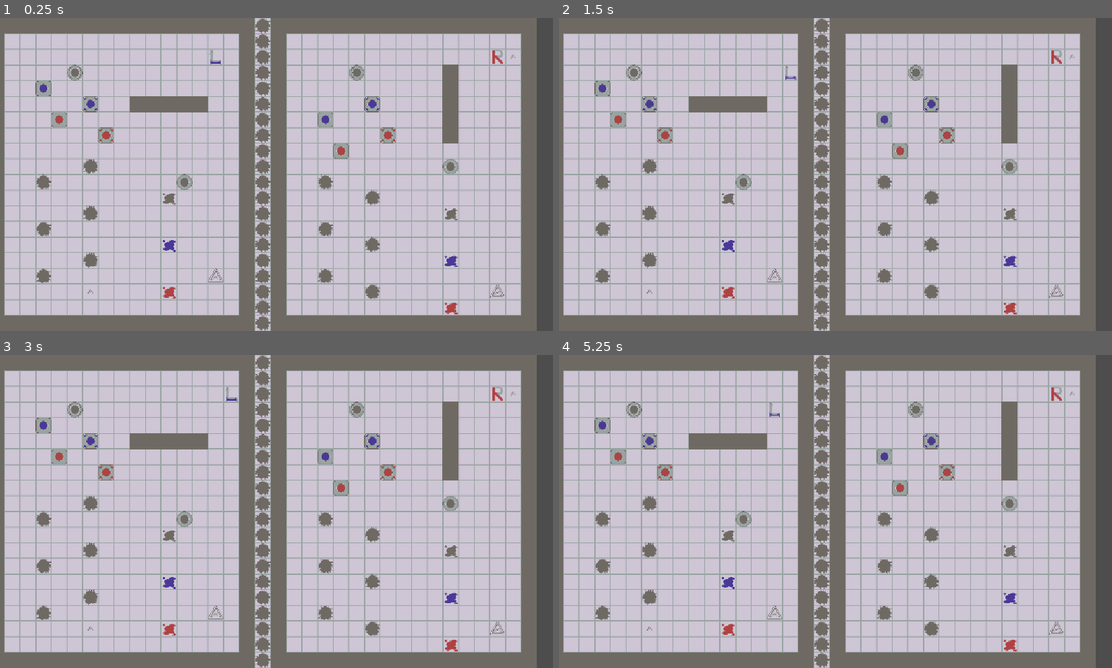
Above: before the commit, frames 1-4 (two rows, left to right).
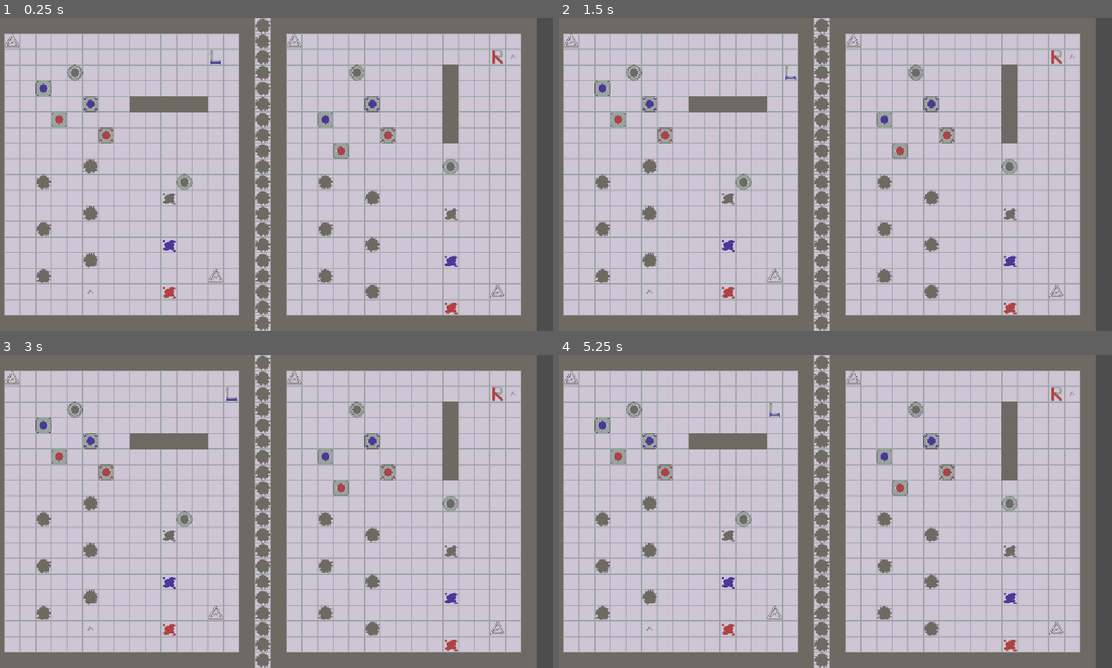
Above: after the commit, the same moments.

Repository: whitsettbe/kcol-f26-gamedevproj-cb
Game: Godot game, scene res://scenes/playground1.tscn
Two runs of this game, one before a commit and one after it. Both use one fixed random seed, a clock stepped at 60 frames per second and the inputs below. Before the commit the project starts from res://scenes/main.tscn.
Inputs:
- Up to frame 1 (0.25 s): no input
- Up to frame 2 (1.5 s): tap Enter at 0.5 s; hold D (L_right) 0.53-1.28 s; tap Space at 1.25 s; hold S (L_down) from 1.28 s (still down)
- Up to frame 3 (3 s): tap Enter at 2 s; release S (L_down) at 2.03 s; hold D (L_right) 2.03-2.78 s; tap Space at 2.75 s; hold W (L_up) from 2.78 s (still down)
- Up to frame 4 (5.25 s): tap Enter at 3.5 s; release W (L_up) at 3.53 s; hold A (L_left) 3.53-5.03 s; tap Space at 4.25 s; hold S (L_down) from 5.03 s (still down)

The runs differ from the first frame. In frame 1, less than 0.1% of the frame differs, in the area x 0-55%, y 4-10%; in frame 2, less than 0.1%; in frame 3, less than 0.1%; in frame 4, less than 0.1%.

Commit message:
Level exit added

Diff:
--- a/TornAsunder/scenes/block.tscn
+++ b/TornAsunder/scenes/block.tscn
@@ -20,7 +20,7 @@
 
 [node name="SpriteTile" type="TileMapLayer" parent="." unique_id=4190965]
 position = Vector2(-16, -16)
-tile_map_data = PackedByteArray(0, 0, 0, 0, 0, 0, 0, 0, 2, 0, 0, 0, 0, 0)
+tile_map_data = PackedByteArray(0, 0, 0, 0, 0, 0, 0, 0, 0, 0, 0, 0, 0, 0)
 tile_set = ExtResource("2_cgrg5")
 collision_enabled = false
 script = ExtResource("3_4kun4")
--- a/TornAsunder/scenes/main.tscn
+++ b/TornAsunder/scenes/playground1.tscn
@@ -1,117 +1,129 @@
 [gd_scene format=4 uid="uid://bgeijep8r8iy8"]
 
-[ext_resource type="PackedScene" uid="uid://bmgltflbc15gb" path="res://scenes/block.tscn" id="1_ig7tw"]
-[ext_resource type="Script" uid="uid://d2sii1nleum0m" path="res://scripts/level_block_manager.gd" id="1_tefeu"]
-[ext_resource type="TileSet" uid="uid://cog8fixeioj4v" path="res://all_tiles.tres" id="2_tbgi4"]
-[ext_resource type="Script" uid="uid://cql1obqj20n4f" path="res://scripts/entangled.gd" id="4_1bvp3"]
-[ext_resource type="Script" uid="uid://dhm1jiir4y22f" path="res://scripts/player.gd" id="5_tbgi4"]
-[ext_resource type="PackedScene" uid="uid://cuba4r5drblv1" path="res://scenes/portal_in.tscn" id="5_tefeu"]
-[ext_resource type="PackedScene" uid="uid://docdtip3clf4" path="res://scenes/portal_out.tscn" id="6_o6xl0"]
+[ext_resource type="Script" uid="uid://d2sii1nleum0m" path="res://scripts/level_block_manager.gd" id="1_v0xfo"]
+[ext_resource type="TileSet" uid="uid://cog8fixeioj4v" path="res://all_tiles.tres" id="2_4reio"]
+[ext_resource type="PackedScene" uid="uid://cuba4r5drblv1" path="res://scenes/portal_in.tscn" id="3_trppv"]
+[ext_resource type="PackedScene" uid="uid://docdtip3clf4" path="res://scenes/portal_out.tscn" id="4_yq1dg"]
+[ext_resource type="PackedScene" uid="uid://bmgltflbc15gb" path="res://scenes/block.tscn" id="5_pwg2h"]
+[ext_resource type="Script" uid="uid://cql1obqj20n4f" path="res://scripts/entangled.gd" id="6_ff3li"]
+[ext_resource type="Script" uid="uid://dhm1jiir4y22f" path="res://scripts/player.gd" id="7_vjdw2"]
 
-[node name="Main" type="Node2D" unique_id=1700300613]
-script = ExtResource("1_tefeu")
+[node name="Playground1" type="Node2D" unique_id=1700300613]
+script = ExtResource("1_v0xfo")
 
 [node name="Floor" type="TileMapLayer" parent="." unique_id=1866186261]
 tile_map_data = PackedByteArray("AAAAAAAAAAAEAAMAAAAAAAEAAAAEAAMAAAAAAAIAAAAEAAMAAAAAAAMAAAAEAAMAAAAAAAQAAAAEAAMAAAAAAA …(11120 unchanged characters)…
-tile_set = ExtResource("2_tbgi4")
+tile_set = ExtResource("2_4reio")
 
-[node name="PortalIn1" parent="." unique_id=33506769 node_paths=PackedStringArray("target") instance=ExtResource("5_tefeu")]
+[node name="EXIT_L" parent="." unique_id=756625967 instance=ExtResource("3_trppv")]
+position = Vector2(48, 48)
+is_exit = true
+
+[node name="EXIT_R" parent="." unique_id=2069847831 instance=ExtResource("3_trppv")]
+position = Vector2(624, 48)
+is_exit = true
+
+[node name="PortalIn1" parent="." unique_id=33506769 node_paths=PackedStringArray("target") instance=ExtResource("3_trppv")]
 position = Vector2(464, 528)
 target = NodePath("../PortalOut1")
 
-[node name="PortalIn2" parent="." unique_id=623405446 node_paths=PackedStringArray("target") instance=ExtResource("5_tefeu")]
+[node name="PortalIn2" parent="." unique_id=623405446 node_paths=PackedStringArray("target") instance=ExtResource("3_trppv")]
 position = Vector2(1040, 560)
 target = NodePath("../PortalOut2")
 
-[node name="PortalOut1" parent="." unique_id=2021694748 instance=ExtResource("6_o6xl0")]
+[node name="PortalOut1" parent="." unique_id=2021694748 instance=ExtResource("4_yq1dg")]
 position = Vector2(208, 560)
 
-[node name="PortalOut2" parent="." unique_id=4450017 instance=ExtResource("6_o6xl0")]
+[node name="PortalOut2" parent="." unique_id=4450017 instance=ExtResource("4_yq1dg")]
 position = Vector2(1072, 80)
 
 [node name="FloorOverlays" type="TileMapLayer" parent="." unique_id=134461440]
 tile_map_data = PackedByteArray("AAAAAAAAAAAFAAMAAAAAAAEAAAAFAAMAAAAAAAIAAAAFAAMAAAAAAAMAAAAFAAMAAAAAAAQAAAAFAAMAAAAAAA …(2928 unchanged characters)…
-tile_set = ExtResource("2_tbgi4")
+tile_set = ExtResource("2_4reio")
 
 [node name="FalseOverlays" type="TileMapLayer" parent="." unique_id=434705776]
-tile_set = ExtResource("2_tbgi4")
+tile_set = ExtResource("2_4reio")
 
-[node name="Block" parent="." unique_id=1094868734 instance=ExtResource("1_ig7tw")]
+[node name="Block" parent="." unique_id=1094868734 instance=ExtResource("5_pwg2h")]
 position = Vector2(400, 336)
 rolling = true
 
-[node name="Block2" parent="." unique_id=2121153980 instance=ExtResource("1_ig7tw")]
+[node name="Block2" parent="." unique_id=2121153980 instance=ExtResource("5_pwg2h")]
 position = Vector2(112, 144)
 blockColor = 1
 
-[node name="Block3" parent="." unique_id=2071848580 instance=ExtResource("1_ig7tw")]
+[node name="Block3" parent="." unique_id=2071848580 instance=ExtResource("5_pwg2h")]
 position = Vector2(144, 208)
 blockColor = 2
 
-[node name="Block4" parent="." unique_id=1803402661 instance=ExtResource("1_ig7tw")]
+[node name="Block4" parent="." unique_id=1803402661 instance=ExtResource("5_pwg2h")]
 position = Vector2(944, 304)
 rolling = true
 
-[node name="Block5" parent="." unique_id=250797354 instance=ExtResource("1_ig7tw")]
+[node name="Block5" parent="." unique_id=250797354 instance=ExtResource("5_pwg2h")]
 position = Vector2(688, 208)
 blockColor = 1
 
-[node name="Block6" parent="." unique_id=1856883871 instance=ExtResource("1_ig7tw")]
+[node name="Block6" parent="." unique_id=1856883871 instance=ExtResource("5_pwg2h")]
 position = Vector2(720, 272)
 blockColor = 2
 
-[node name="Entangled1" parent="." unique_id=725656176 node_paths=PackedStringArray("partner") instance=ExtResource("1_ig7tw")]
+[node name="Entangled1" parent="." unique_id=725656176 node_paths=PackedStringArray("partner") instance=ExtResource("5_pwg2h")]
 position = Vector2(208, 176)
-script = ExtResource("4_1bvp3")
+script = ExtResource("6_ff3li")
 partner = NodePath("../Entangled2")
 blockType = 2
 blockColor = 1
 
-[node name="Entangled2" parent="." unique_id=2101799114 node_paths=PackedStringArray("partner") instance=ExtResource("1_ig7tw")]
+[node name="Entangled2" parent="." unique_id=2101799114 node_paths=PackedStringArray("partner") instance=ExtResource("5_pwg2h")]
 position = Vector2(784, 176)
-script = ExtResource("4_1bvp3")
+script = ExtResource("6_ff3li")
 partner = NodePath("../Entangled1")
 blockType = 2
 blockColor = 1
 
-[node name="Entangled3" parent="." unique_id=76548067 node_paths=PackedStringArray("partner") instance=ExtResource("1_ig7tw")]
+[node name="Entangled3" parent="." unique_id=76548067 node_paths=PackedStringArray("partner") instance=ExtResource("5_pwg2h")]
 position = Vector2(240, 240)
-script = ExtResource("4_1bvp3")
+script = ExtResource("6_ff3li")
 partner = NodePath("../Entangled4")
 blockType = 2
 blockColor = 2
 
-[node name="Entangled4" parent="." unique_id=1400319847 node_paths=PackedStringArray("partner") instance=ExtResource("1_ig7tw")]
+[node name="Entangled4" parent="." unique_id=1400319847 node_paths=PackedStringArray("partner") instance=ExtResource("5_pwg2h")]
 position = Vector2(816, 240)
-script = ExtResource("4_1bvp3")
+script = ExtResource("6_ff3li")
 partner = NodePath("../Entangled3")
 blockType = 2
 blockColor = 2
 
-[node name="Entangled5" parent="." unique_id=1196781705 node_paths=PackedStringArray("partner") instance=ExtResource("1_ig7tw")]
+[node name="Entangled5" parent="." unique_id=1196781705 node_paths=PackedStringArray("partner") instance=ExtResource("5_pwg2h")]
 position = Vector2(176, 112)
-script = ExtResource("4_1bvp3")
+script = ExtResource("6_ff3li")
 partner = NodePath("../Entangled6")
 blockType = 2
 rolling = true
 
-[node name="Entangled6" parent="." unique_id=1815994205 node_paths=PackedStringArray("partner") instance=ExtResource("1_ig7tw")]
+[node name="Entangled6" parent="." unique_id=1815994205 node_paths=PackedStringArray("partner") instance=ExtResource("5_pwg2h")]
 position = Vector2(752, 112)
-script = ExtResource("4_1bvp3")
+script = ExtResource("6_ff3li")
 partner = NodePath("../Entangled5")
 blockType = 2
 rolling = true
 
-[node name="Leo" parent="." unique_id=157698511 instance=ExtResource("1_ig7tw")]
+[node name="Leo" parent="." unique_id=157698511 instance=ExtResource("5_pwg2h")]
 position = Vector2(464, 80)
-script = ExtResource("5_tbgi4")
+script = ExtResource("7_vjdw2")
 side = 0
 blockType = 1
 blockColor = 1
 
-[node name="Roy" parent="." unique_id=52141140 instance=ExtResource("1_ig7tw")]
+[node name="Roy" parent="." unique_id=52141140 instance=ExtResource("5_pwg2h")]
 position = Vector2(1040, 80)
-script = ExtResource("5_tbgi4")
+script = ExtResource("7_vjdw2")
 side = 1
 blockType = 1
 blockColor = 2
+
+[connection signal="level_completed" from="." to="." method="_on_level_completed"]
+[connection signal="player_on_exit" from="EXIT_L" to="." method="_on_player_on_exit"]
+[connection signal="player_on_exit" from="EXIT_R" to="." method="_on_player_on_exit"]
--- a/TornAsunder/scenes/portal_in.tscn
+++ b/TornAsunder/scenes/portal_in.tscn
@@ -20,4 +20,5 @@
 shape = SubResource("RectangleShape2D_xa11k")
 
 [connection signal="area_entered" from="." to="." method="_on_area_entered"]
+[connection signal="area_exited" from="." to="." method="_on_area_exited"]
 [connection signal="body_entered" from="." to="." method="_on_body_entered"]
--- a/TornAsunder/scripts/level_block_manager.gd
+++ b/TornAsunder/scripts/level_block_manager.gd
@@ -12,6 +12,7 @@
 	Block.BlockType.PLAYER: Vector2i(4,0),
 	Block.BlockType.ENTANGLED: Vector2i(1,0)
 }
+signal level_completed
 
 
 # Called when the node enters the scene tree for the first time.
@@ -69,3 +70,15 @@
 			# change column for Roy (default player is Leo)
 		+ Vector2i(2 if node.rolling else 0, 0)
 	)
+
+
+# When a player stands on an exit,
+#  check if both exits have players on them.
+func _on_player_on_exit() -> void:
+	if $EXIT_L.players_exiting > 0 \
+			and $EXIT_R.players_exiting > 0:
+		emit_signal("level_completed")
+
+
+func _on_level_completed() -> void:
+	get_tree().quit()
--- a/TornAsunder/scripts/portal_in.gd
+++ b/TornAsunder/scripts/portal_in.gd
@@ -2,12 +2,21 @@
 extends GridArea2D
 
 @export var target : PortalOut
+@export var is_exit : bool
+var players_exiting = 0
+signal player_on_exit
 
 
 # Called when the node enters the scene tree for the first time.
 func _ready() -> void:
-	assert(target != null,
-		"Portal {0} needs a target".format([self]))
+	assert(not is_exit or name in ["EXIT_L", "EXIT_R"],
+		"Portal {0}, marked exit, must be named 'EXIT_L' or 'EXIT_R'".format([self]))
+	assert(is_exit or not name in ["EXIT_L", "EXIT_R"],
+		"Portal {0}, marked non-exit, cannot be named 'EXIT_L' nor 'EXIT_R'".format([self]))
+	assert(target == null or not is_exit,
+		"Portal {0} can't be an exit _and_ have a target".format([self]))
+	assert(target != null or is_exit,
+		"Portal {0} needs to be an exit or have a target".format([self]))
 
 
 # Called when an Area2D enters the collision region.
@@ -18,9 +27,22 @@
 	if not area is Player:
 		return
 
+	# If this is an exit, mark status and emit signal
+	if is_exit:
+		players_exiting += 1
+		emit_signal("player_on_exit")
+		return
+
+
 	# If the portal output is covered, do nothing
 	if target.is_covered():
 		return
 
 	# Teleport the block to the output
 	area.position += (target.position - self.position)
+
+# Note when a player leaves the area, if
+#  this is an exit tile
+func _on_area_exited(area: Area2D) -> void:
+	if is_exit:
+		players_exiting -= 1
